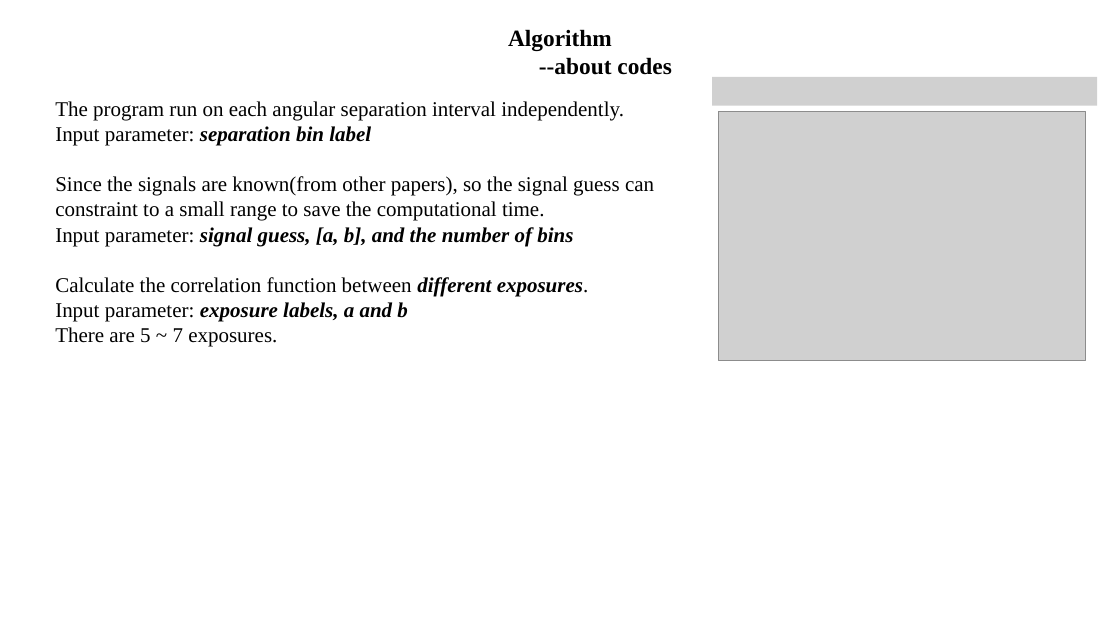
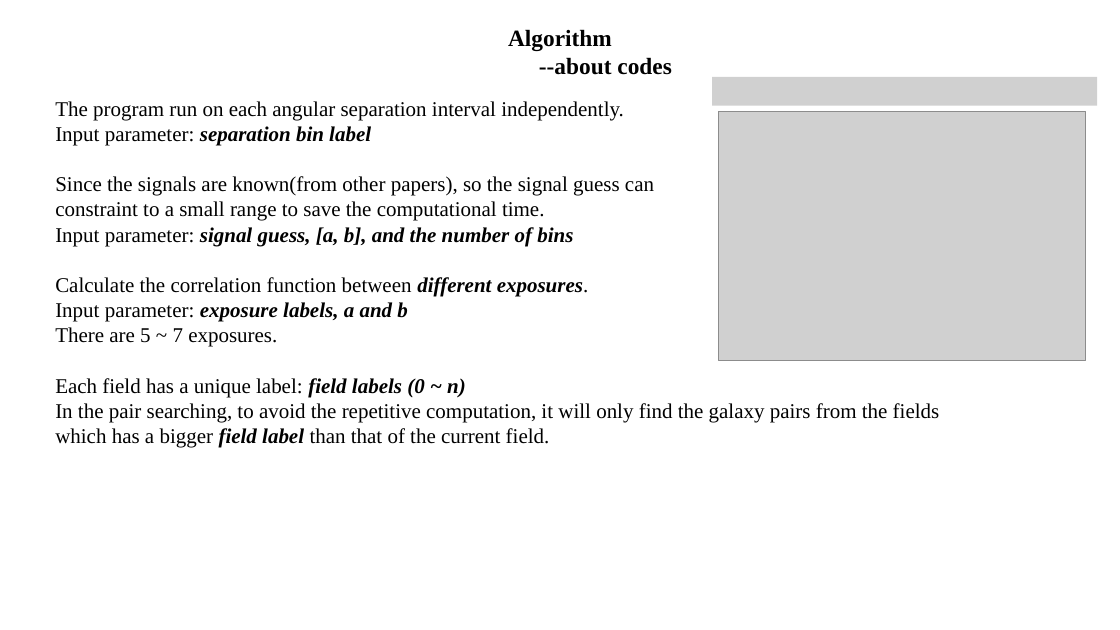
Before and after one commit to hekunlie/astrophy-research, a slide deck: slide 1 of correlation/Notes/2D_Correlation.pptx. Drawn at 1120x630 pixels with LibreOffice and Linux fonts; fonts in the diff are those of the drawing; grey boxes stand for pictures. Boxes give left, top, right and bottom in pixels: in the first picture for what was removed or moved away, otherwise in the second. Text is boxed around its words. In the diff, an @@ line names an element or a change of style, - is before the commit and + after.

```diff
--- a/correlation/Notes/2D_Correlation.pptx
+++ b/correlation/Notes/2D_Correlation.pptx
@@ text at [55, 378, 940, 448]: paragraphs added @@
+Each field has a unique label: field labels (0 ~ n)
+In the pair searching, to avoid the repetitive computation, it will only find the galaxy pairs from the fields
+which has a bigger field label than that of the current field.
```
Also in this commit, not shown: 3 other files.
